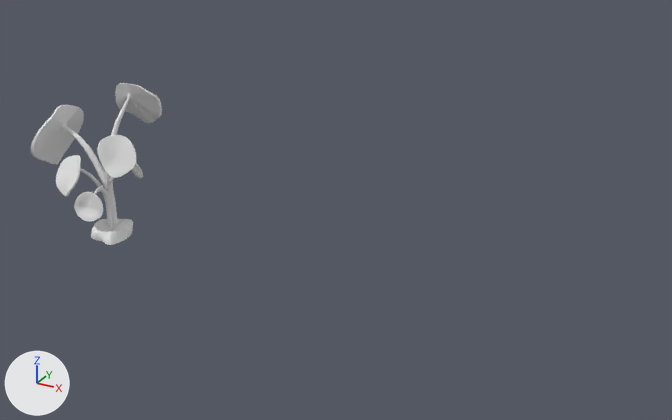
The FBX model Assets/Resources/plant/Pileapepe_M.fbx, before and after one commit.
Both versions are drawn from a camera (50 mm lens) standing at (41.4, -69.0, 39.3) and looking at (2.7, 1.5, 4.1). Lighting does not change. The marker at lower left points along +X, +Y and +Z. Where no turn or scale is listed for an object, it has been applied to the vertices.
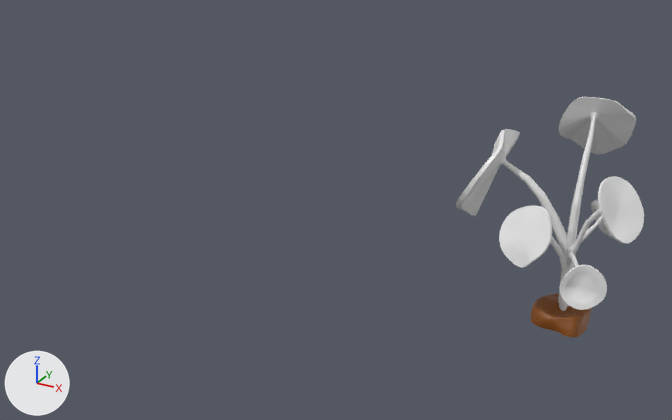
Edits to the bpy script that builds the scene:
```text
Add mat_soil:
    mat_soil = principled_material('Soil')
    mat_soil.base_color = (0.214, 0.0601, 0.0)  # brown #7f4500
Add mat_pepe_2:
    mat_pepe_2 = principled_material('Pepe_2')
    mat_pepe_2.base_color = (0.8, 0.8, 0.8)  # white #e7e7e7
    mat_pepe_2.roughness = 0.4
Add mat_pepe_1:
    mat_pepe_1 = principled_material('Pepe_1')
    mat_pepe_1.base_color = (0.8, 0.8, 0.8)  # white #e7e7e7
    mat_pepe_1.roughness = 0.4
Change me_circle:
    used by ob_circle; location = (-23.93, -0.12, 0.33); scale = (0.733, 0.733, 0.733)
    remove me_circle.from_pydata(...)  # 513 vertices, 513 faces; spans x -10.8..0.6, y -4.8..4.8, z -6.2..13.1
    add me_circle.from_pydata(...)  # 3783 vertices, 3750 faces; spans x -10.8..6.8, y -8.8..11.2, z -6.2..15.7
    me_circle part 1: a new loose piece of 801 vertices spanning x -3.0..2.7, y -3.4..2.5, z -5.6..-3.5, in mat_soil (brown #7f4500)
    me_circle part 2: a new loose piece of 513 vertices spanning x -4.6..2.9, y -0.6..11.2, z -6.2..15.7, in mat_pepe_2 (white #e7e7e7)
    me_circle part 3: a new loose piece of 513 vertices spanning x -0.3..5.3, y -8.8..-0.3, z -6.1..4.5, in mat_pepe_1 (white #e7e7e7)
    me_circle part 4: a new loose piece of 481 vertices spanning x -5.9..0.3, y -6.2..-0.3, z -6.2..7.2, in mat_pepe_2 (white #e7e7e7)
    me_circle part 5: a new loose piece of 481 vertices spanning x -0.3..6.8, y -5.6..-0.2, z -6.2..10.9, in mat_pepe_1 (white #e7e7e7)
    me_circle part 6: a new loose piece of 481 vertices spanning x -0.3..4.8, y -1.0..3.5, z -6.2..7.3, in mat_pepe_2 (white #e7e7e7)
    add me_circle.materials.append(mat_pepe_1)  # white #e7e7e7
    add me_circle.materials.append(mat_pepe_2)  # white #e7e7e7
    add me_circle.materials.append(mat_soil)  # brown #7f4500
Change ob_circle:
    ob_circle.location: (-23.93, -0.12, 0.33) -> (25.24, -0.05, 4.17)
    ob_circle.scale: (0.733, 0.733, 0.733) -> (0.832, 0.832, 0.832)
Remove ob_circle_005:
    ob_circle_005 = bpy.data.objects.new('Circle.005', me_circle_005)
    ob_circle_005.location = (-23.93, -0.62, 1.53)
Remove ob_circle_002:
    ob_circle_002 = bpy.data.objects.new('Circle.002', me_circle_002)
    ob_circle_002.location = (-23.93, -0.62, 0.33)
Remove ob_circle_004:
    ob_circle_004 = bpy.data.objects.new('Circle.004', me_circle_004)
    ob_circle_004.location = (-23.93, -0.62, 1.35)
Remove ob_circle_003:
    ob_circle_003 = bpy.data.objects.new('Circle.003', me_circle_003)
    ob_circle_003.location = (-23.93, -0.12, 3.47)
Remove ob_cube_001:
    ob_cube_001 = bpy.data.objects.new('Cube.001', me_cube_001)
    ob_cube_001.location = (-23.94, -0.41, -4.2)
Remove ob_circle_001:
    ob_circle_001 = bpy.data.objects.new('Circle.001', me_circle_001)
    ob_circle_001.location = (-23.93, -0.62, 0.33)
```

What differs and where, as boxes (x1, y1, x2, y2) in the pictures (672 x 420 px):
'Circle', reshaped, moved, rescaled
    before: (31, 105, 118, 226)
    after: (456, 97, 644, 337)
'Circle.003', deleted
    before: (104, 83, 162, 197)
'Circle.002', deleted
    before: (97, 135, 136, 222)
'Circle.005', deleted
    before: (74, 187, 113, 228)
'Circle.001', deleted
    before: (56, 155, 107, 213)
'Cube.001', deleted
    before: (91, 218, 133, 245)
'Circle.004', deleted
    before: (110, 163, 143, 184)
part 1 of me_circle, added (brown)
    after: (531, 293, 592, 337)
part 2 of me_circle, added
    after: (558, 97, 636, 265)
part 3 of me_circle, added
    after: (559, 252, 607, 311)
part 4 of me_circle, added
    after: (499, 206, 566, 307)
part 5 of me_circle, added
    after: (559, 176, 644, 308)
part 6 of me_circle, added
    after: (566, 200, 613, 259)
